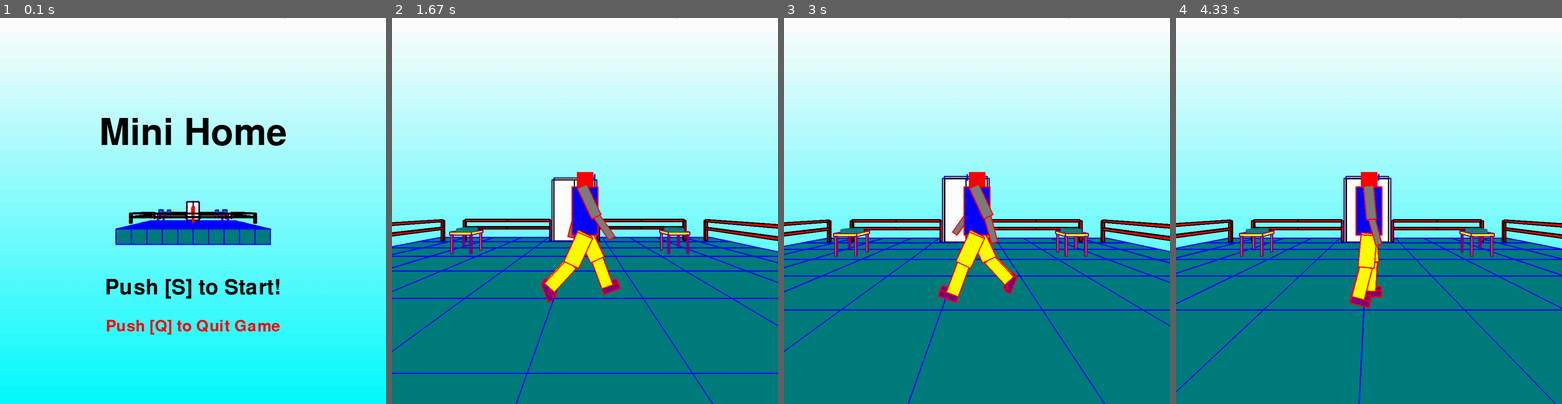
Above: before the commit, frames 1-4 (left to right).
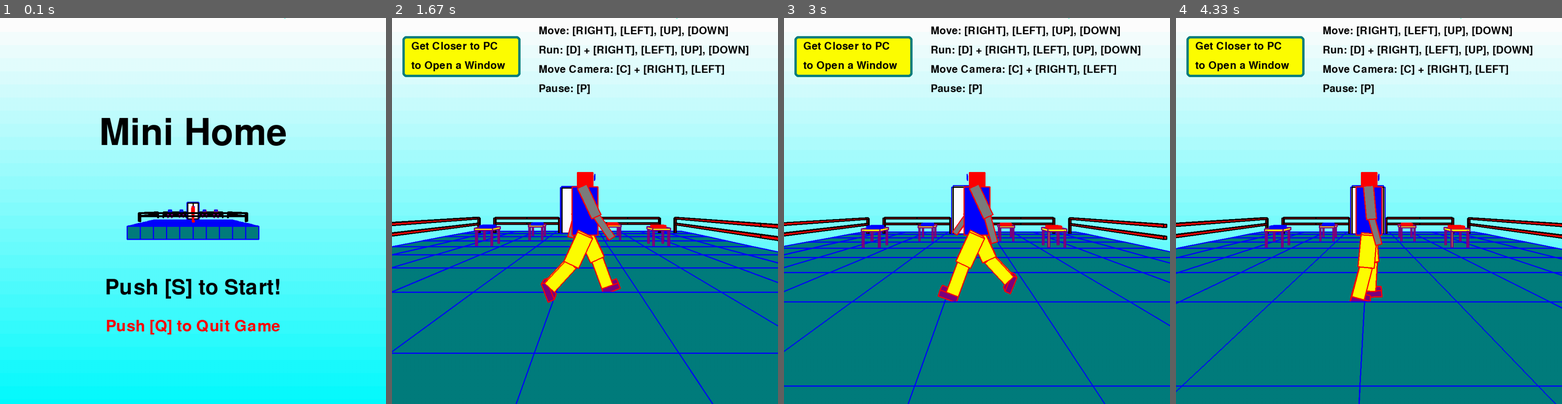
Above: after the commit, the same moments.

Repository: Taihey/MiniHome
Game: pygame game, started from Python3D_SourceCode/main.py
Same seed, same stepped clock (60 frames per second), same inputs: the game is played once before the commit and once after it.
Inputs:
- Up to frame 1 (0.1 s): no input
- Up to frame 2 (1.67 s): tap S at 0.83 s; hold Right 1.17-1.63 s
- Up to frame 3 (3 s): hold Up 1.67-1.97 s; hold Right 2-2.47 s; hold Left from 2.5 s (still down)
- Up to frame 4 (4.33 s): release Left at 3.03 s; hold Down 3.07-3.37 s; hold Left 3.4-3.8 s; hold Up 3.83-4.2 s; hold Right from 4.23 s (still down)

The runs differ from the first frame. In frame 1, 1.8% of the frame differs, in the area x 29-71%, y 47-59%; in frame 2, 13%; in frame 3, 13%; in frame 4, 13%, in the area x 0-100%, y 2-99%.

Commit message:
UIの追加

Diff:
--- a/Python3D_SourceCode/CreateObject.py
+++ b/Python3D_SourceCode/CreateObject.py
@@ -2,11 +2,11 @@
 from System import *
 import math
 
-def CreatePC():
+def CreatePC(col, col2):
     #キーボード
-    cube = Objects.Cube(Vector3([100, 10, 80])).setColor(GRAY, AQUA)
+    cube = Objects.Cube(Vector3([100, 10, 80])).setColor(col, col2)
     #画面
-    cube2 = Objects.Cube(Vector3([100, 80, 10])).setColor(GRAY, AQUA)
+    cube2 = Objects.Cube(Vector3([100, 80, 10])).setColor(col, col2)
     rect = Objects.Rect(80, 64)
 
     #描画しやすいように少し画面を前に出す
@@ -48,7 +48,7 @@
 
     #Playerが近づいているかを判定
     cube.setCollider("box"
-        ).setColliderSize(Vector3([200, 10, 200]))
+        ).setColliderSize(Vector3([250, 10, 250]))
 
     cube.activeRigid()
 
--- a/Python3D_SourceCode/UI.py
+++ b/Python3D_SourceCode/UI.py
@@ -18,7 +18,7 @@
         bg.blit(screen, [0, 0])
         System.Text("Thank you for Playing!").putCenter(bg, 120, System.BLACK)
 
-    if System.index == -1:
+    elif System.index == -1:
         bg.blit(screen, [0, 0])
         System.Text("Have a nice day!").putCenter(bg, 120, System.BLACK)
 
@@ -27,6 +27,28 @@
         System.Text("Push [S] to Start!").putHeight(bg, 80, System.BLACK, 700)
         System.Text("Push [Q] to Quit Game").putHeight(bg, 60, System.RED, 800)
 
+    elif System.index == 1:
+        System.Text("Move: [RIGHT], [LEFT], [UP], [DOWN]"
+                    ).putFlex(bg, 40, System.BLACK, 380, 20)
+        System.Text("Run: [D] + [RIGHT], [LEFT], [UP], [DOWN]"
+                    ).putFlex(bg, 40, System.BLACK, 380, 70)
+        System.Text("Move Camera: [C] + [RIGHT], [LEFT]"
+                    ).putFlex(bg, 40, System.BLACK, 380, 120)
+        System.Text("Pause: [P]"
+                    ).putFlex(bg, 40, System.BLACK, 380, 170)
+
+        pygame.draw.rect(bg, System.YELLOW, [30, 50, 300, 100])
+        pygame.draw.rect(bg, System.AQUA, [27, 47, 306, 106], width=6, border_radius=10)
+        System.Text("Get Closer to PC").putFlex(bg, 40, System.BLACK, x = 50, y = 60)
+        System.Text("to Open a Window").putFlex(bg, 40, System.BLACK, x = 50, y = 110)
+
     if System.pause:
         bg.blit(pauseScreen, [0, 0])
-        System.Text("Push [B] to Back to Title").putHeight(bg, 60, System.RED, 800)
+        pygame.draw.rect(bg, System.YELLOW, [200, 155, 600, 90])
+        pygame.draw.rect(bg, System.AQUA, [197, 152, 606, 96], width=6, border_radius=10)
+        System.Text("Pause Menu").putHeight(bg, 100, System.BLACK, y = 200)
+
+        pygame.draw.rect(bg, System.YELLOW, [100, 550, 800, 200])
+        pygame.draw.rect(bg, System.AQUA, [97, 547, 806, 206], width=6, border_radius=10)
+        System.Text("Push [P] to Restart").putHeight(bg, 80, System.BLACK, 600)
+        System.Text("Push [B] to Back to Title").putHeight(bg, 60, System.RED, 700)
--- a/Python3D_SourceCode/main.py
+++ b/Python3D_SourceCode/main.py
@@ -32,26 +32,26 @@
     timer = System.Timer()
     sceneManager = System.SceneManager()
 
-    pc = CreateObject.CreatePC().shift(System.Vector3([-1500, 600, -1500]))
+    pc = CreateObject.CreatePC(WHITE, BLUE).shift(System.Vector3([-800, 600, 1500]))
     PC = Character.PC(pc, Window.InputRecord())
-    pc2 = CreateObject.CreatePC().shift(System.Vector3([-1500, 600, 1500]))
+    pc2 = CreateObject.CreatePC(BLACK, BLUE).shift(System.Vector3([-1500, 600, 800]))
     PC2 = Character.PC(pc2, Window.EditRecord())
-    pc3 = CreateObject.CreatePC().shift(System.Vector3([1500, 600, 1500]))
+    pc3 = CreateObject.CreatePC(WHITE, RED).shift(System.Vector3([800, 600, 1500]))
     PC3 = Character.PC(pc3, Window.InputFood())
-    pc4 = CreateObject.CreatePC().shift(System.Vector3([1500, 600, -1500]))
+    pc4 = CreateObject.CreatePC(BLACK, RED).shift(System.Vector3([1500, 600, 800]))
     PC4 = Character.PC(pc4, Window.EditFood())
 
     player = CreateObject.CreatePlayer().shift(
-        System.Vector3([0, 500, 0])).rotate(
+        System.Vector3([0, 500, -1300])).rotate(
         System.Vector3([0, 90, 0]))
     Player = Character.Player(player).setVelocity(30, 100)
 
     Floor = CreateObject.CreateFloor(300).shift(System.Vector3([0, 1500, 0]))
 
-    Desk = CreateObject.CreateDesk().shift(System.Vector3([-1500, 650, -1500]))
-    Desk2 = CreateObject.CreateDesk().shift(System.Vector3([-1500, 650, 1500]))
-    Desk3 = CreateObject.CreateDesk().shift(System.Vector3([1500, 650, 1500]))
-    Desk4 = CreateObject.CreateDesk().shift(System.Vector3([1500, 650, -1500]))
+    Desk = CreateObject.CreateDesk().shift(System.Vector3([-800, 650, 1500]))
+    Desk2 = CreateObject.CreateDesk().shift(System.Vector3([-1500, 650, 800]))
+    Desk3 = CreateObject.CreateDesk().shift(System.Vector3([800, 650, 1500]))
+    Desk4 = CreateObject.CreateDesk().shift(System.Vector3([1500, 650, 800]))
 
     door = CreateObject.CreateDoor().shift(System.Vector3([0, 500, 2500]))
     Door = Character.Door(door)
@@ -82,7 +82,7 @@
 
         #終了
         if System.index == -1 or System.index == -2:
-            if System.tmr > 20:
+            if System.tmr > 15:
                 pygame.quit()
                 sys.exit()
 
